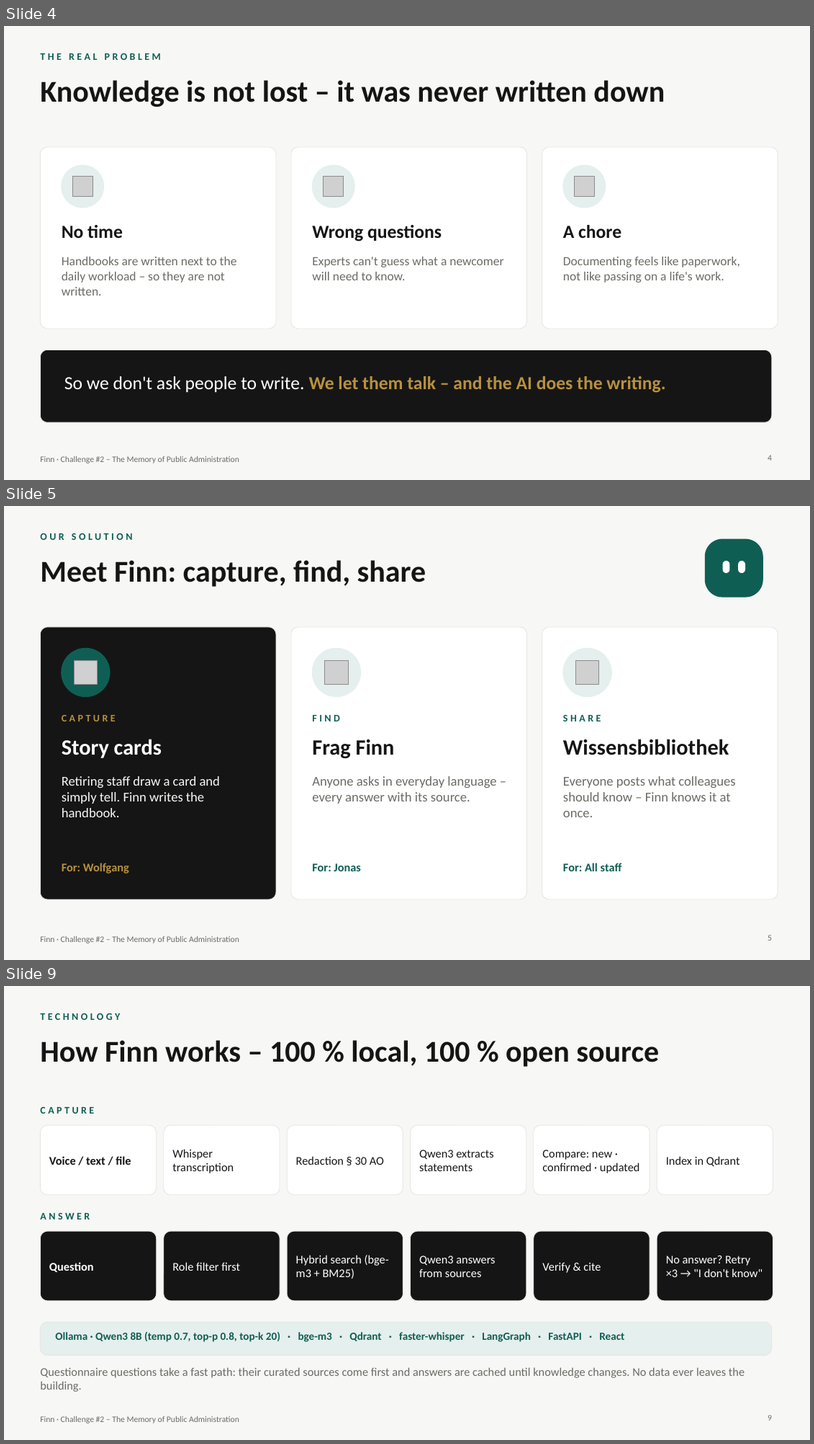
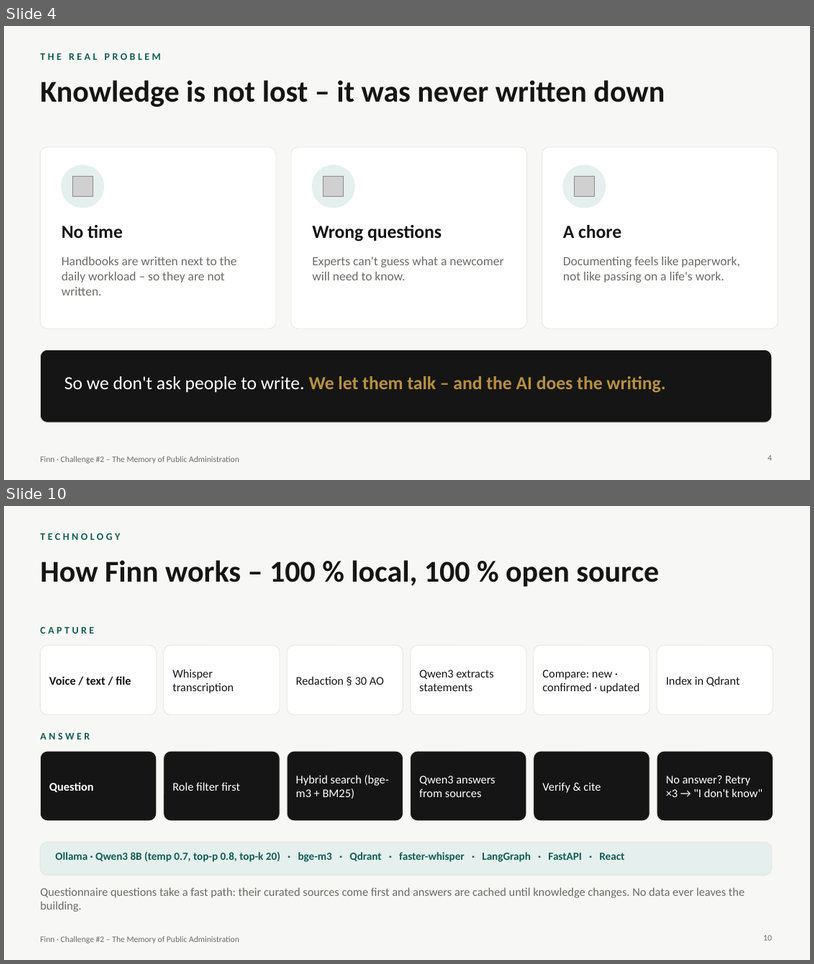
Before and after one commit to Akshai-Athota/MOE, a slide deck: presentation/Finn_Pitch.pptx. Shown one above the other, each under a label of ours: slides 4, 5 and 9 before the commit, slides 4 and 10 after it; the slides between them are not shown. The pictures are 814x1444 and 814x964 pixels, drawn with LibreOffice and Linux fonts; fonts in the diff are those of the drawing; grey boxes stand for pictures. Boxes give left, top, right and bottom in pixels: in the first picture for what was removed or moved away, otherwise in the second. Text is boxed around its words. In the diff, an @@ line names an element or a change of style, - is before the commit and + after.

```diff
--- a/presentation/Finn_Pitch.pptx
+++ b/presentation/Finn_Pitch.pptx
@@ slide 5 removed at box(4, 506, 810, 960), background #F7F7F5; not listed: 1 template element that a slide beside it also shows @@
@@ text removed at box(40, 533, 133, 540) @@
-OUR SOLUTION
@@ rounded rectangle removed at box(706, 539, 763, 597) @@
@@ title removed at box(40, 560, 427, 587) @@
-Meet Finn: capture, find, share
@@ rounded rectangle removed at box(723, 561, 729, 572) @@
@@ rounded rectangle removed at box(739, 561, 745, 572) @@
@@ rounded rectangle removed at box(40, 627, 276, 899) @@
@@ rounded rectangle removed at box(291, 627, 527, 899) @@
@@ rounded rectangle removed at box(543, 627, 778, 899) @@
@@ ellipse removed at box(62, 648, 110, 697) @@
@@ ellipse removed at box(313, 648, 361, 697) @@
@@ ellipse removed at box(563, 648, 612, 697) @@
@@ picture removed at box(74, 661, 97, 684) @@
@@ picture removed at box(325, 661, 348, 684) @@
@@ picture removed at box(576, 661, 599, 684) @@
@@ text removed at box(62, 715, 116, 721) @@
-CAPTURE
@@ text removed at box(312, 715, 340, 721) @@
-FIND
@@ text removed at box(563, 715, 602, 721) @@
-SHARE
@@ text removed at box(62, 739, 162, 758) @@
-Story cards
@@ text removed at box(312, 739, 395, 758) @@
-Frag Finn
@@ text removed at box(563, 739, 729, 755) @@
-Wissensbibliothek
@@ text removed at box(62, 776, 220, 817) @@
-Retiring staff draw a card and simply tell. Finn writes the handbook.
@@ text removed at box(312, 776, 496, 803) @@
-Anyone asks in everyday language – every answer with its source.
@@ text removed at box(563, 776, 736, 817) @@
-Everyone posts what colleagues should know – Finn knows it at once.
@@ text removed at box(62, 862, 129, 873) @@
-For: Wolfgang
@@ text removed at box(312, 863, 361, 871) @@
-For: Jonas
@@ text removed at box(563, 862, 622, 871) @@
-For: All staff
@@ page number removed at box(768, 934, 772, 940) @@
-5
@@ what was slide 9 is now slide 10 @@
@@ page number at box(764, 934, 772, 940): text changed @@
-9
+10
```
Also in this commit, not shown: 5 slides changed, 5 slides added, 3 other slides removed.
